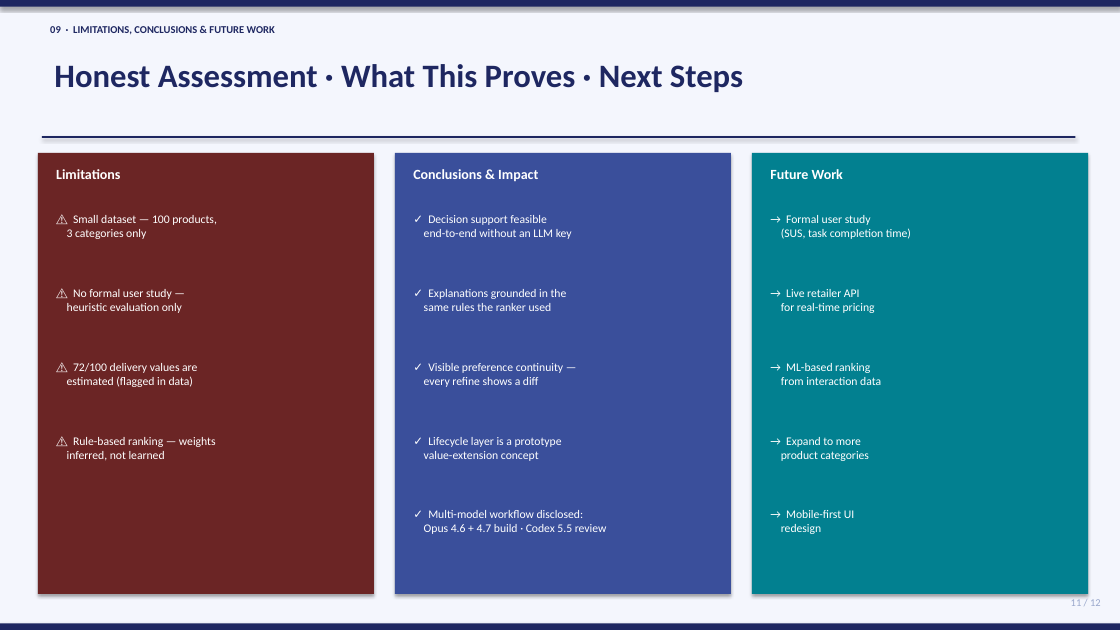
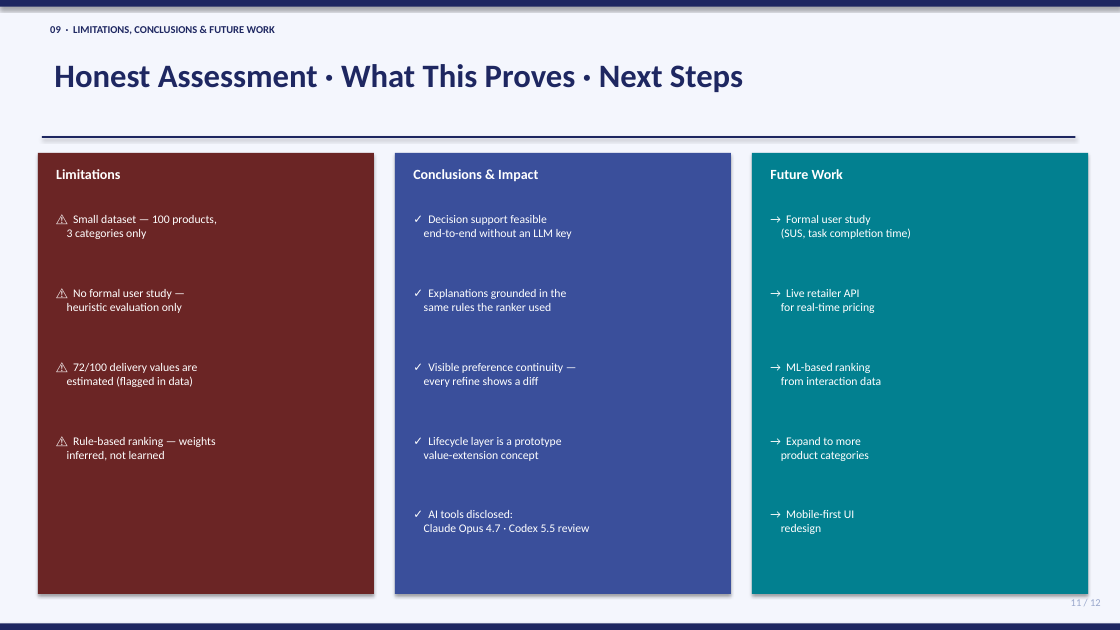
Before and after one commit to Chenghui-Tan/shopping-assistant, a slide deck: slide 11 of docs/capstone_presentation_v5.pptx. Drawn at 1120x630 pixels with LibreOffice and Linux fonts; fonts in the diff are those of the drawing. Boxes give left, top, right and bottom in pixels: in the first picture for what was removed or moved away, otherwise in the second. Text is boxed around its words. In the diff, an @@ line names an element or a change of style, - is before the commit and + after.

```diff
--- a/docs/capstone_presentation_v5.pptx
+++ b/docs/capstone_presentation_v5.pptx
@@ text at (x1=424, y1=510, x2=590, y2=534): text changed @@
-✓ Multi-model workflow disclosed:
-Opus 4.6 + 4.7 build · Codex 5.5 review
+✓ AI tools disclosed:
+Claude Opus 4.7 · Codex 5.5 review
```
Also in this commit, not shown: 2 other slides changed, 2 other files.
